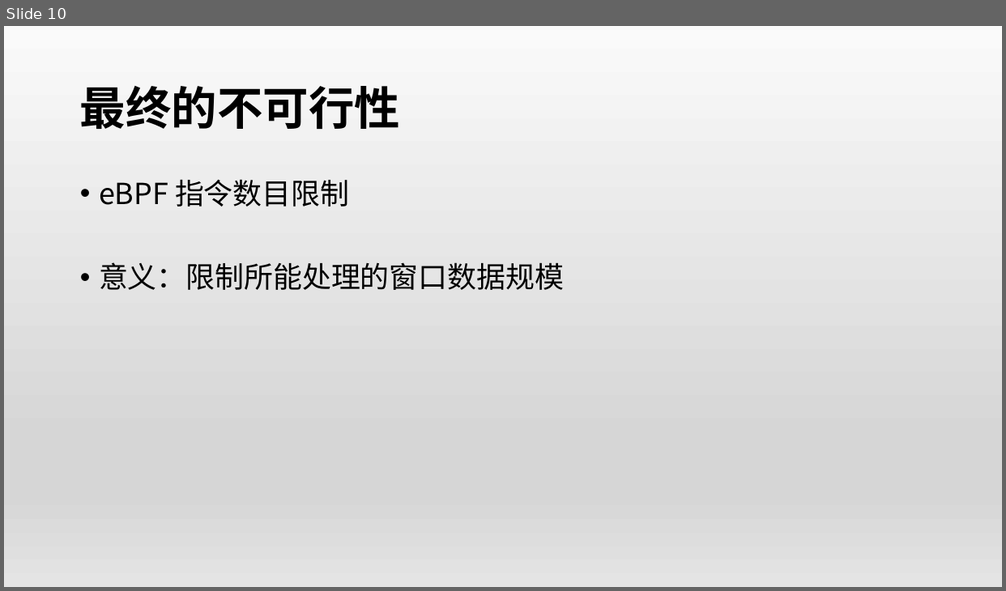
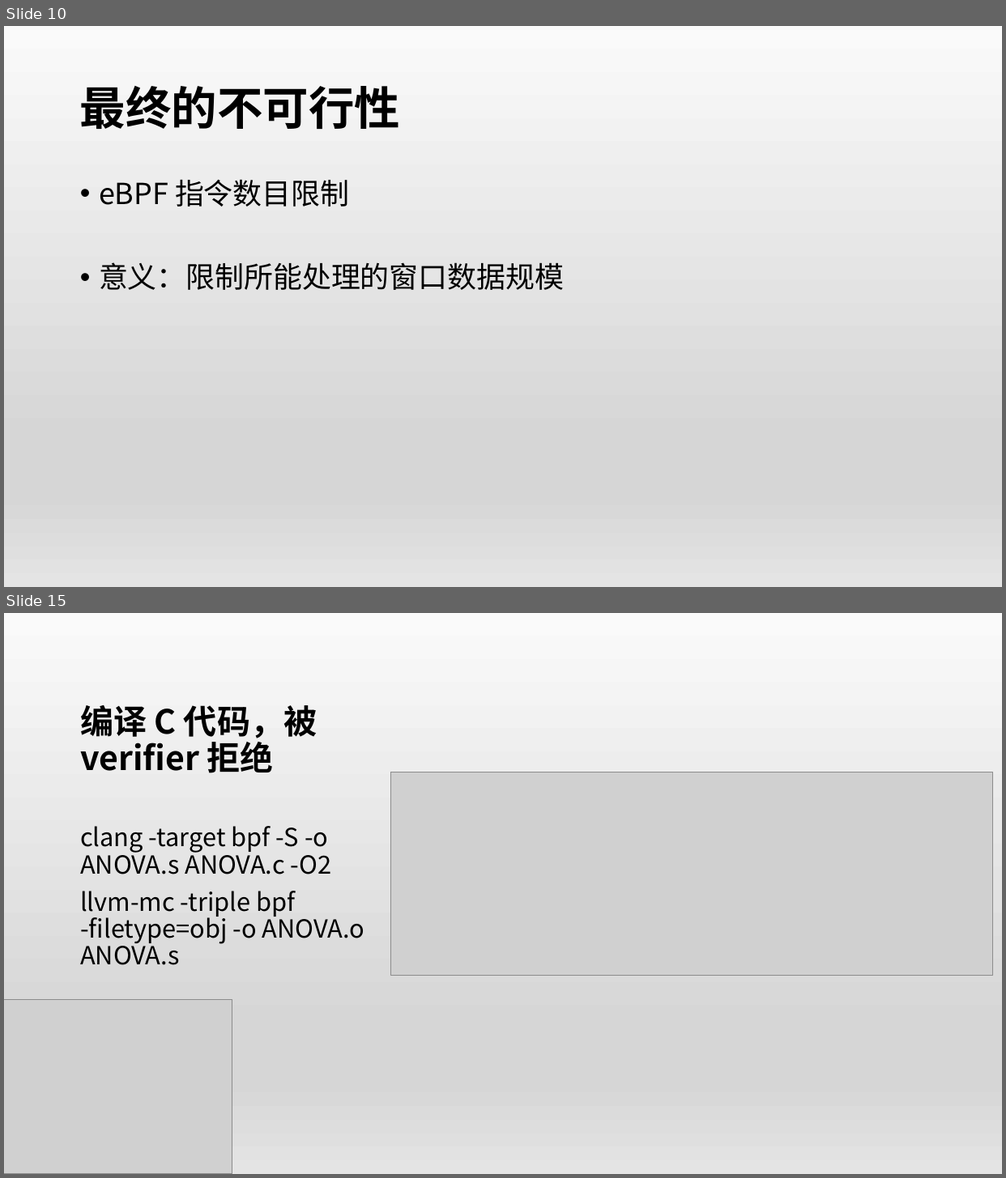
Before and after one commit to OSH-2019/x-monthly-subscription, a slide deck: docs/conclusion.pptx. Shown one above the other, each under a label of ours: slide 10 before the commit, slides 10 and 15 after it; the slides between them are not shown. The pictures are 1006x591 and 1006x1178 pixels, drawn with LibreOffice and Linux fonts; fonts in the diff are those of the drawing; grey boxes stand for pictures. Boxes give left, top, right and bottom in pixels: in the first picture for what was removed or moved away, otherwise in the second. Text is boxed around its words. In the diff, an @@ line names an element or a change of style, - is before the commit and + after.

```diff
--- a/docs/conclusion.pptx
+++ b/docs/conclusion.pptx
@@ slide 15 added at (x1=4, y1=613, x2=1002, y2=1174), background gradient #FAFAFA to #D7D7D7 to #E4E4E4 @@
@@ title added at (x1=80, y1=705, x2=317, y2=773), 32 pt, text #000000, bold @@
+编译 C 代码，被verifier 拒绝
@@ picture added at (x1=390, y1=772, x2=992, y2=975) @@
@@ text added at (x1=80, y1=826, x2=364, y2=965), 24 pt, text #000000 @@
+clang -target bpf -S -o ANOVA.s ANOVA.c -O2
+llvm-mc -triple bpf -filetype=obj -o ANOVA.o ANOVA.s
@@ picture added at (x1=4, y1=1000, x2=232, y2=1174) @@
```
Also in this commit, not shown: 6 slides changed, 29 other slides added.
